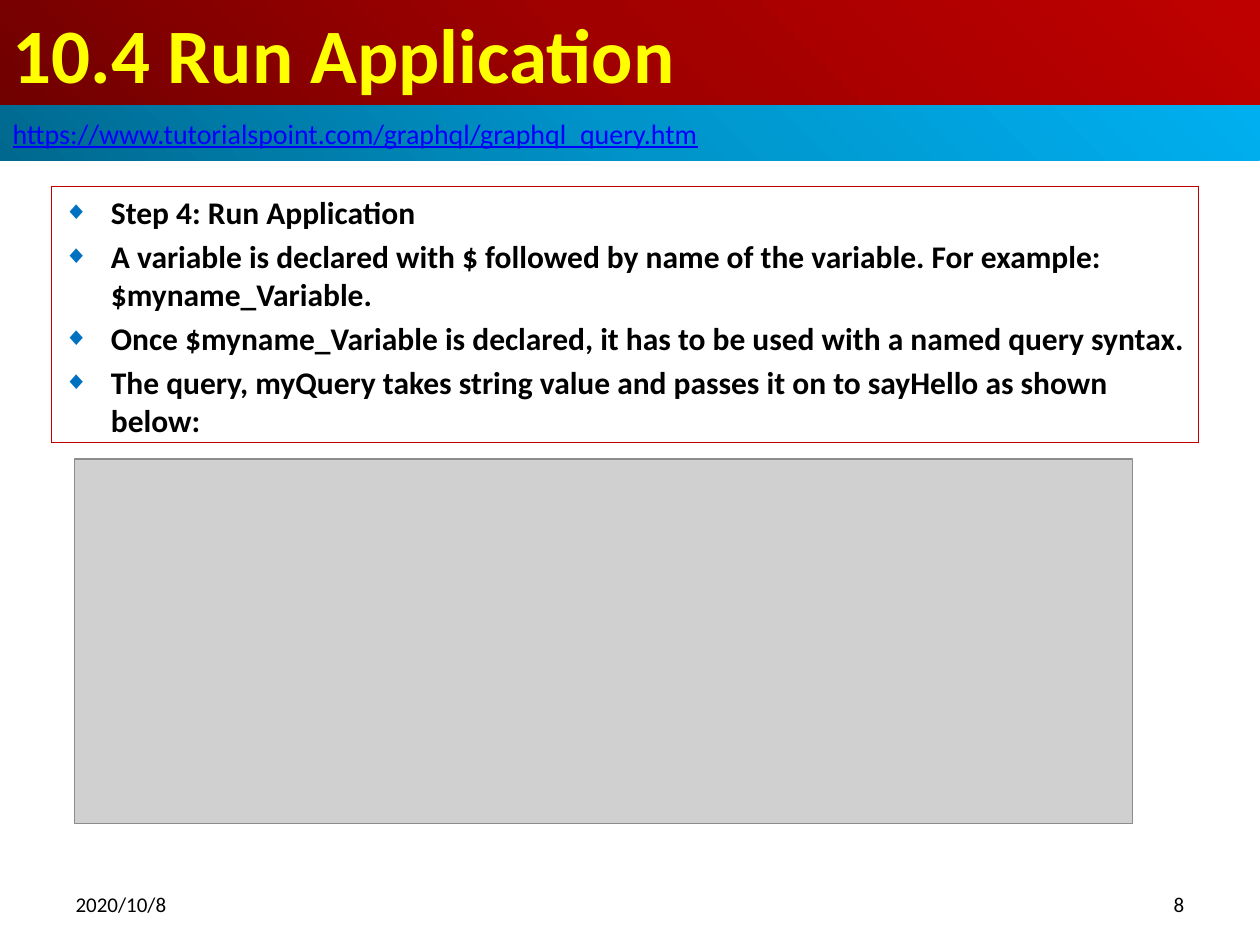
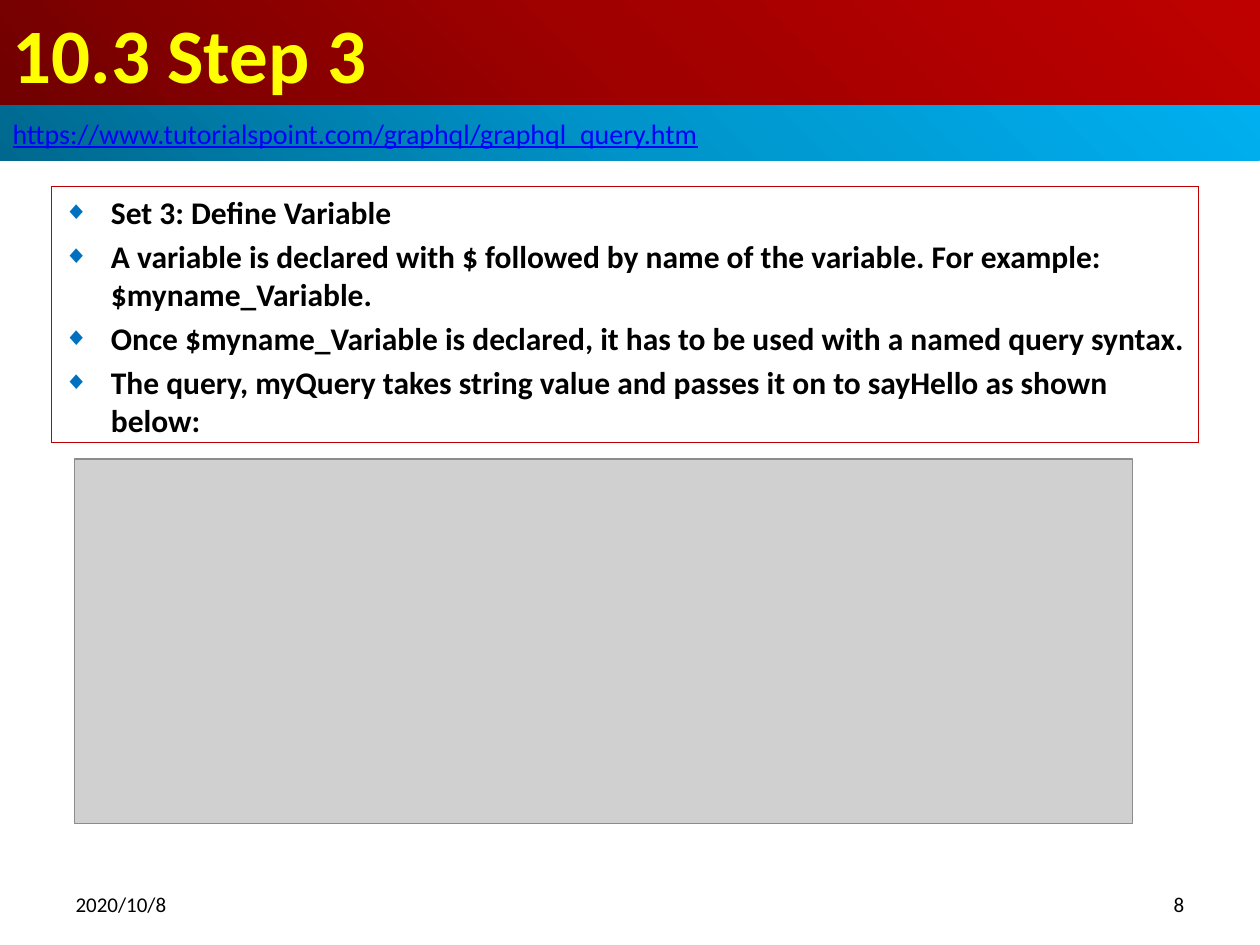
Before and after one commit to peterhchen/700_GraphQL, a slide deck: slide 8 of 10_QueryApp03.pptx. Drawn at 1260x945 pixels with LibreOffice and Linux fonts; fonts in the diff are those of the drawing; grey boxes stand for pictures. Boxes give left, top, right and bottom in pixels: in the first picture for what was removed or moved away, otherwise in the second. Text is boxed around its words. In the diff, an @@ line names an element or a change of style, - is before the commit and + after.

```diff
--- a/10_QueryApp03.pptx
+++ b/10_QueryApp03.pptx
@@ title at (13,32,366,95): text changed @@
-10.4 Run Application
+10.3 Step 3
@@ subtitle at (111,202,391,225): text changed @@
-◆ Step 4: Run Application
+◆ Set 3: Define Variable
```
Also in this commit, not shown: 6 other slides changed, 2 other files.
